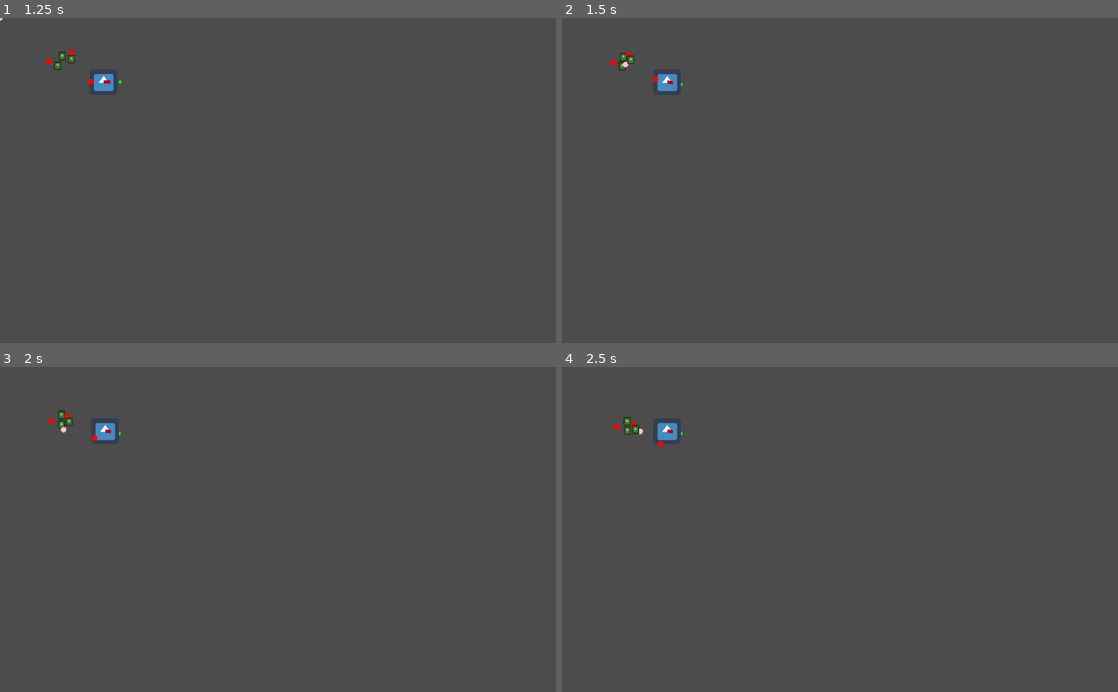
Above: before the commit, frames 1-4 (two rows, left to right).
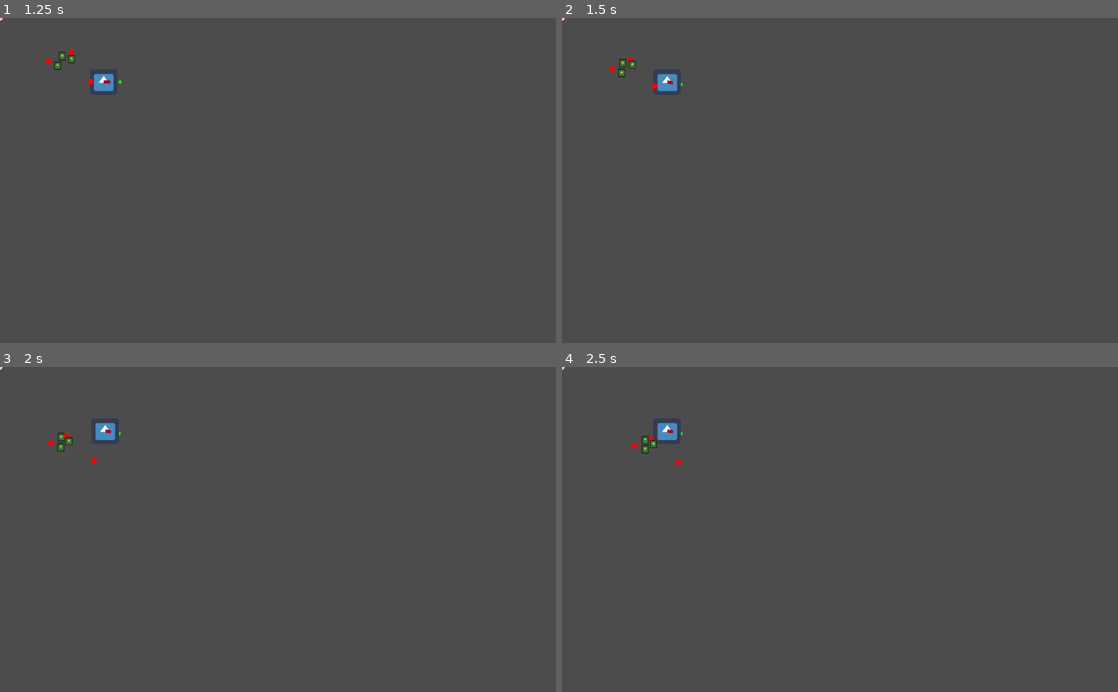
Above: after the commit, the same moments.

Repository: Cartogy/GWJ24
Game: Godot game, scene res://Scenes/test.tscn
The game is run twice, just before and just after one commit, with the same random seed, the same clock (stepped at 60 frames per second) and the same inputs. The project has no main scene, so this scene is started directly. The engine's default icon, where the game draws it, is replaced by a stand-in: a white triangle on a blue panel in a dark square.
Inputs (mouse positions are in pixels of both pictures, inside the frame that each line leads up to):
- Up to frame 1 (1.25 s): move the mouse to (400, 164) at 0.52 s; press the mouse at (400, 164) at 0.53 s; hold Right (ui_right) from 0.53 s (still down)
- Up to frame 2 (1.5 s): move the mouse to (728, 196) at 1.27 s; release Right (ui_right) at 1.28 s; release the mouse at (728, 196) at 1.28 s; hold Down (ui_down) from 1.28 s (still down); tap T (chick_cmd) at 1.35 s
- Up to frame 3 (2 s): keep holding Down (ui_down); click (166, 545) at 1.55 s
- Up to frame 4 (2.5 s): move the mouse to (895, 458) at 2.02 s; release Down (ui_down) at 2.03 s; hold Right (ui_right) from 2.03 s (still down); hold R (drop_item) from 2.03 s (still down); click (895, 458) at 2.3 s

Frame 1 is identical in both runs. In frame 2, 0.2% of the frame differs, in the area x 0-18%, y 0-22%; in frame 3, 0.3%, in the area x 0-18%, y 0-30%; in frame 4, 0.3%.

Commit message:
Change flock behaviour to support items

Diff:
--- a/Scenes/Chick/chick.gd
+++ b/Scenes/Chick/chick.gd
@@ -56,6 +56,9 @@
 	if chick_distance_away < distance_away:
 		lead = chick
 
+func set_avg_center(val):
+	$StateMachine/Flock.avg_center = val
+
 func _on_Area2D_body_entered(body):
 	var kin = body
 
--- a/Scenes/Chick/flock_state.gd
+++ b/Scenes/Chick/flock_state.gd
@@ -3,6 +3,9 @@
 onready var chick = get_owner()
 
 var velocity = Vector2.ZERO
+var avg_center : Vector2 = Vector2.ZERO
+
+var avg_center_method : bool = true
 
 func enter():
 	pass
@@ -11,9 +14,17 @@
 	pass
 
 func update(delta):
-	if chick.goal_point != null:
-		velocity = to_goal(chick.get_global_position(), chick.goal_point, chick.MAX_DISTANCE, chick.speed)
+
+	# Apply follow goal method for flock
+	if avg_center_method == false:
+		if chick.goal_point != null:
+			velocity = to_goal(chick.get_global_position(), chick.goal_point, chick.MAX_DISTANCE, chick.speed)
 		#chick.set_desired_direction_v(velocity)
+	else:	# Apply avg_center method for flock
+		var center_v = (avg_center - chick.get_global_position()) * 0.7
+		velocity = chick.get_desired_direction_v() + center_v
+
+
 	chick.move_and_slide(velocity)
 	if chick.get_slide_count() > 0:
 		var box = chick.get_slide_collision(0).collider as Box
--- a/Scenes/FlockManager/flock_manager.gd
+++ b/Scenes/FlockManager/flock_manager.gd
@@ -13,6 +13,7 @@
 var current_chick_state
 
 var average_flock_center
+var goal = Vector2.ZERO
 
 # Called when the node enters the scene tree for the first time.
 func _ready():
@@ -38,6 +39,11 @@
 		chicks.append(chick)
 
 
+func _physics_process(delta):
+	average_flock_center = calculate_average_center()
+	for c in chicks:
+		c.set_avg_center(average_flock_center)
+
 func change_chick_state(state):
 	if current_chick_state != state:
 		for chick in chicks:
@@ -47,10 +53,12 @@
 
 func update_goals_dir(new_goal, dir):
 	for chick in chicks:
-		chick.goal_point = new_goal
+		#chick.goal_point = new_goal
 		chick.set_desired_direction_v(dir)
+		#chick.set_avg_center(average_flock_center)
 
-func calculate_average_center():
+
+func calculate_average_center() -> Vector2:
 	var total_chicks = 0
 	var sum = Vector2.ZERO
 	for chick in chicks:
@@ -58,7 +66,7 @@
 		total_chicks += 1
 
 	var avg_pos = sum / total_chicks
-	average_flock_center = avg_pos
+	return avg_pos
 
 
 
@@ -69,9 +77,11 @@
 
 
 func _on_ChickHordeMovement_update_flock_center(dir, spd):
-	average_flock_center += dir.normalized() * spd
+	average_flock_center = calculate_average_center()
+	goal += dir.normalized() * spd
 	emit_signal("update_entity_position", average_flock_center)
-	update_goals_dir(average_flock_center, dir)
+	update_goals_dir(goal, dir.normalized() * 100)
+
 
 
 func _on_ChickHordeMovement_calculate_flock_center_average():
--- a/Scenes/PlayerController/chick_controller.gd
+++ b/Scenes/PlayerController/chick_controller.gd
@@ -20,8 +20,8 @@
 
 func update(delta):
 	dir_v = get_input().normalized()
-	if dir_v != Vector2.ZERO:
-		emit_signal("update_flock_center", dir_v, data.chick_center_speed)
+
+	emit_signal("update_flock_center", dir_v, data.chick_center_speed)
 
 func input_handler():
 
--- a/Scenes/Tests/FlockAlgorithm.tscn
+++ b/Scenes/Tests/FlockAlgorithm.tscn
@@ -1,12 +1,23 @@
-[gd_scene load_steps=3 format=2]
+[gd_scene load_steps=4 format=2]
 
 [ext_resource path="res://Scenes/Tests/Boid.tscn" type="PackedScene" id=1]
 [ext_resource path="res://Scenes/Tests/boid_manager.gd" type="Script" id=2]
+[ext_resource path="res://icon.png" type="Texture" id=3]
 
 [node name="Node2D" type="Node2D"]
 
 [node name="BoidManager" type="Node" parent="."]
 script = ExtResource( 2 )
+
+[node name="Position2D" type="Position2D" parent="BoidManager"]
+__meta__ = {
+"_gizmo_extents_": 3.0
+}
+
+[node name="Sprite" type="Sprite" parent="BoidManager/Position2D"]
+position = Vector2( -0.420469, -0.420446 )
+scale = Vector2( 0.251079, 0.224801 )
+texture = ExtResource( 3 )
 
 [node name="Boid" parent="BoidManager" instance=ExtResource( 1 )]
 position = Vector2( 113.137, 192.333 )
--- a/Scenes/Tests/boid.gd
+++ b/Scenes/Tests/boid.gd
@@ -1,4 +1,6 @@
 extends KinematicBody2D
+
+class_name Boid
 
 export (float) var AVOID_DISTANCE
 export (float) var speed
@@ -15,19 +17,27 @@
 
 var avg_group_distance = Vector2.ZERO
 
+var desired_direction_v = Vector2.ZERO
+var group_avg : Vector2
+
 func _ready():
 	pass
 
 func _input(event):
-	if event.is_action_pressed('left_click'):
-		goal = get_global_mouse_position()
+	pass
+	#if event.is_action_pressed('left_click'):
+	#	goal = get_global_mouse_position()
 
 func _physics_process(delta):
 
-	if goal != null:
-		velocity = to_goal(get_global_position(), goal)
+	#if goal != null:
+	#	velocity = to_goal(get_global_position(), goal)
+	var center_v = (group_avg - get_global_position()) * 0.7
 
-	move_and_slide(velocity)
+
+	move_and_slide(desired_direction_v + center_v)
+
+	#move_and_slide(center_v)
 
 func _process(delta):
 	update()
--- a/Scenes/Tests/boid_manager.gd
+++ b/Scenes/Tests/boid_manager.gd
@@ -8,8 +8,9 @@
 func _ready():
 
 	for child in get_children():
-		child.goal = average_center
-		boids.append(child)
+		if child as Boid:
+			child.goal = average_center
+			boids.append(child)
 
 func get_input() -> Vector2:
 	var velocity = Vector2.ZERO
@@ -26,13 +27,35 @@
 
 func _physics_process(delta):
 	var dir = get_input().normalized()
+	var avg_cnr = calc_avg_center()
+	$Position2D.position = avg_cnr
+	average_center += dir * 2
+	var goal_v = average_center + (dir * 2)
+	#update_boids(average_center)
+	#update_boids(goal_v)
+	update_boids_direction(dir * 130)
+	update_boids_avg_cntr(avg_cnr)
 
-	average_center += dir * 2
-	update_boids(average_center)
 
 func update_boids(new_goal):
 	for bs in boids:
 		bs.goal = new_goal
 
+func update_boids_direction(v):
+	for bs in boids:
+		bs.desired_direction_v = v
+
+func update_boids_avg_cntr(avg):
+	for b in boids:
+		b.group_avg = avg
+
 func get_average_center():
 	pass
+
+func calc_avg_center():
+	var sum : Vector2 = Vector2.ZERO
+	var total = 0
+	for b in boids:
+		sum += b.get_global_position()
+		total += 1
+	return sum / total
--- a/project.godot
+++ b/project.godot
@@ -9,6 +9,11 @@
 config_version=4
 
 _global_script_classes=[ {
+"base": "KinematicBody2D",
+"class": "Boid",
+"language": "GDScript",
+"path": "res://Scenes/Tests/boid.gd"
+}, {
 "base": "KinematicBody2D",
 "class": "Box",
 "language": "GDScript",
@@ -40,6 +45,7 @@
 "path": "res://Scenes/ScriptClasses/vector_movement.gd"
 } ]
 _global_script_class_icons={
+"Boid": "",
 "Box": "",
 "Chick": "",
 "Duck": "",
